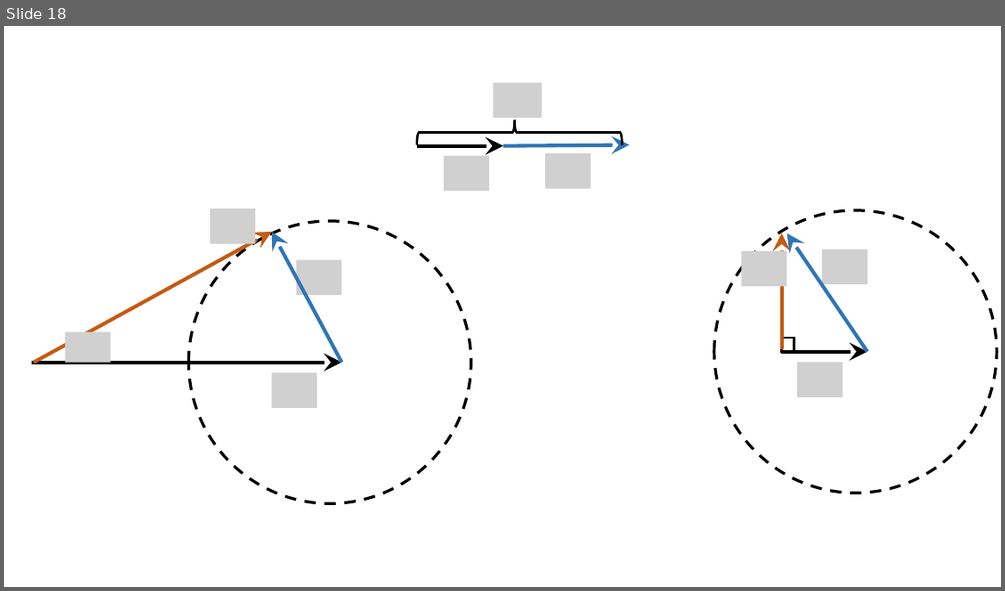
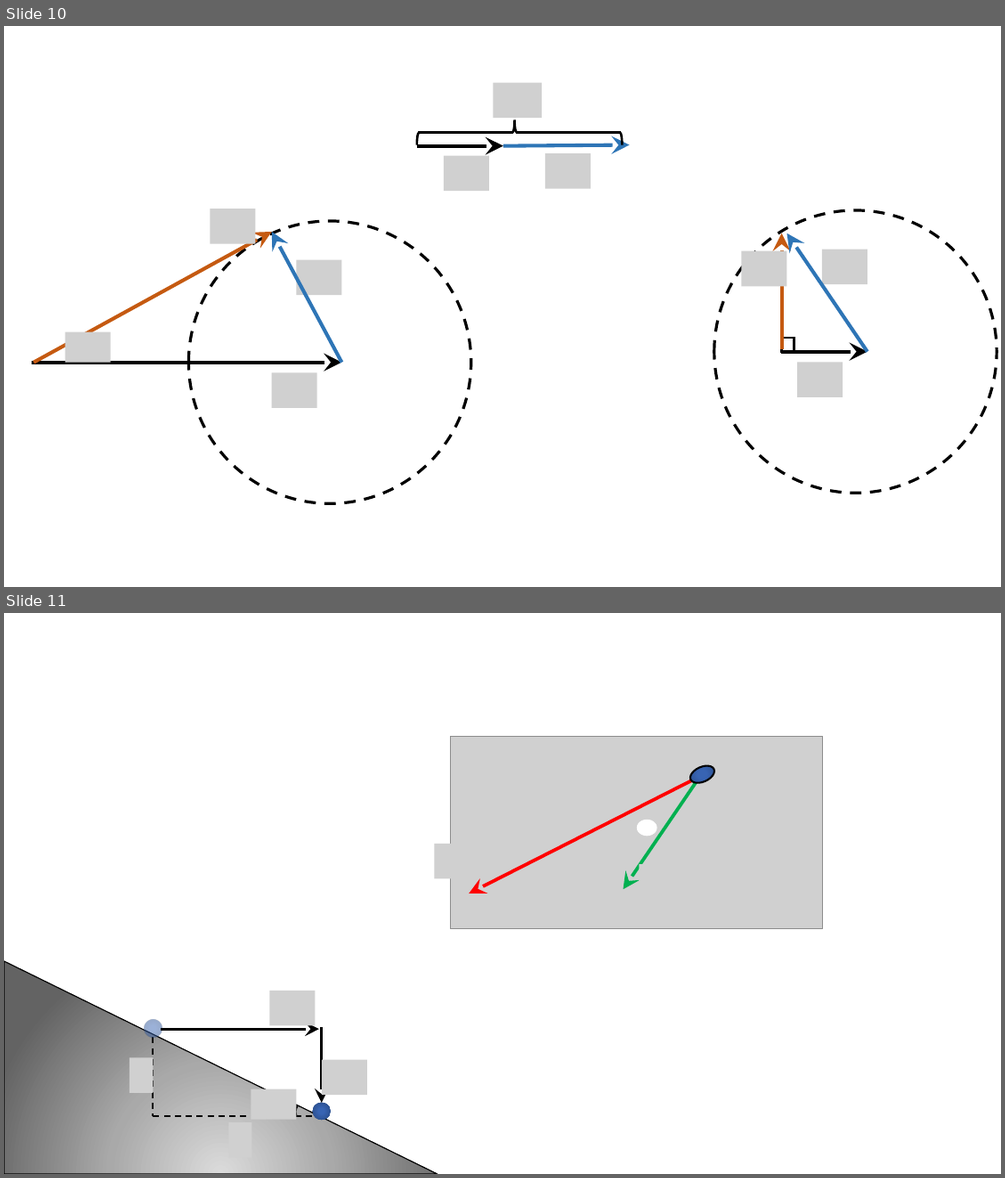
Before and after one commit to savchenko-physics/savchenko-physics.github.io, a slide deck: volunteer/Drawings.pptx. Shown one above the other, each under a label of ours: slide 18 before the commit, slides 10 and 11 after it. The pictures are 1005x591 and 1005x1178 pixels, drawn with LibreOffice and Linux fonts; fonts in the diff are those of the drawing; grey boxes stand for pictures. Boxes give left, top, right and bottom in pixels: in the first picture for what was removed or moved away, otherwise in the second. Text is boxed around its words. In the diff, an @@ line names an element or a change of style, - is before the commit and + after.

```diff
--- a/volunteer/Drawings.pptx
+++ b/volunteer/Drawings.pptx
@@ slide 11 added at <box>4,613,1001,1174</box>, background #FFFFFF @@
@@ picture added at <box>451,737,823,929</box> @@
@@ ellipse added at <box>688,763,717,787</box>, fill gradient #3864B3 to #2F5597 to #2C4F8C, outline #000000 1.75 pt @@
@@ arrow added from (705, 774) to (469, 893), #FF0000 3.25 pt @@
@@ arrow added from (702, 774) to (623, 889), #00B050 3.25 pt @@
@@ ellipse added at <box>637,819,657,835</box>, fill #FFFFFF @@
@@ picture added at <box>434,844,491,878</box> @@
@@ picture added at <box>639,864,662,900</box> @@
@@ triangle added at <box>4,961,437,1174</box>, fill gradient #DBDBDB to #AAAAAA to #636363, outline #000000 1 pt @@
@@ picture added at <box>269,990,316,1026</box> @@
@@ ellipse added at <box>144,1020,162,1037</box>, fill gradient #3864B3 to #2F5597 to #2C4F8C @@
@@ line added from (153, 1037) to (153, 1116), #000000 1.5 pt dashed @@
@@ arrow added from (161, 1029) to (319, 1029), #000000 2.75 pt @@
@@ arrow added from (322, 1027) to (322, 1103), #000000 2.75 pt @@
@@ picture added at <box>129,1057,154,1093</box> @@
@@ picture added at <box>322,1060,367,1094</box> @@
@@ picture added at <box>251,1088,297,1119</box> @@
@@ line added from (153, 1116) to (319, 1116), #000000 1.5 pt dashed @@
@@ arc (boxed as its full ellipse) added at <box>292,1098,320,1126</box>, outline #000000 1.75 pt @@
@@ ellipse added at <box>313,1103,331,1120</box>, fill gradient #3864B3 to #2F5597 to #2C4F8C @@
@@ picture added at <box>228,1122,251,1158</box> @@
@@ what was slide 18 is now slide 10 @@
```
Also in this commit, not shown: 5 other slides added, 14 slides removed, 27 other files.
